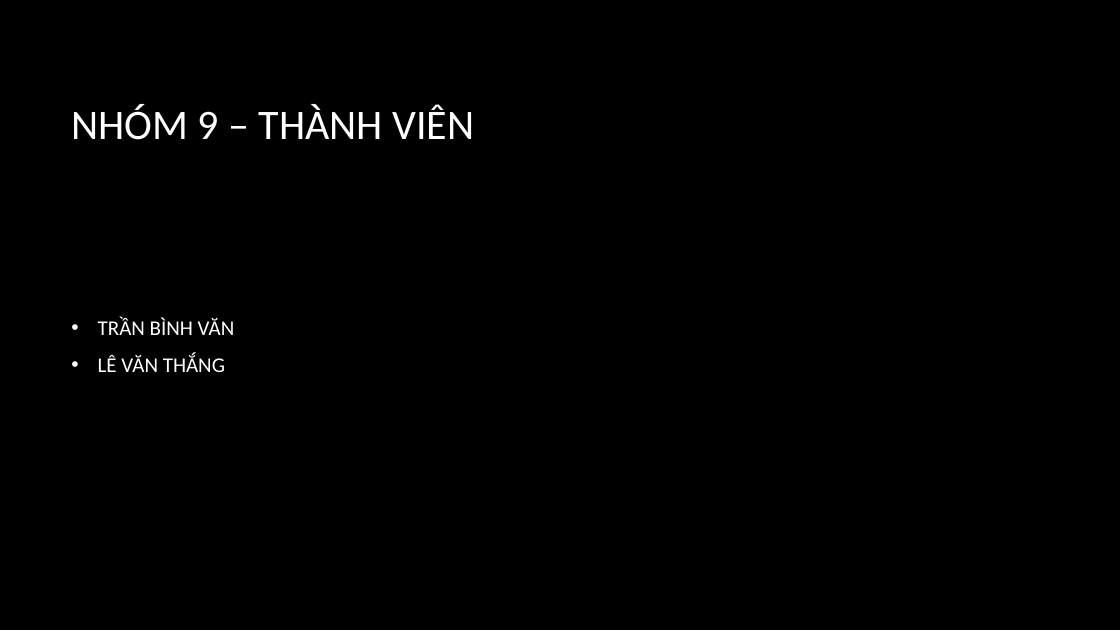
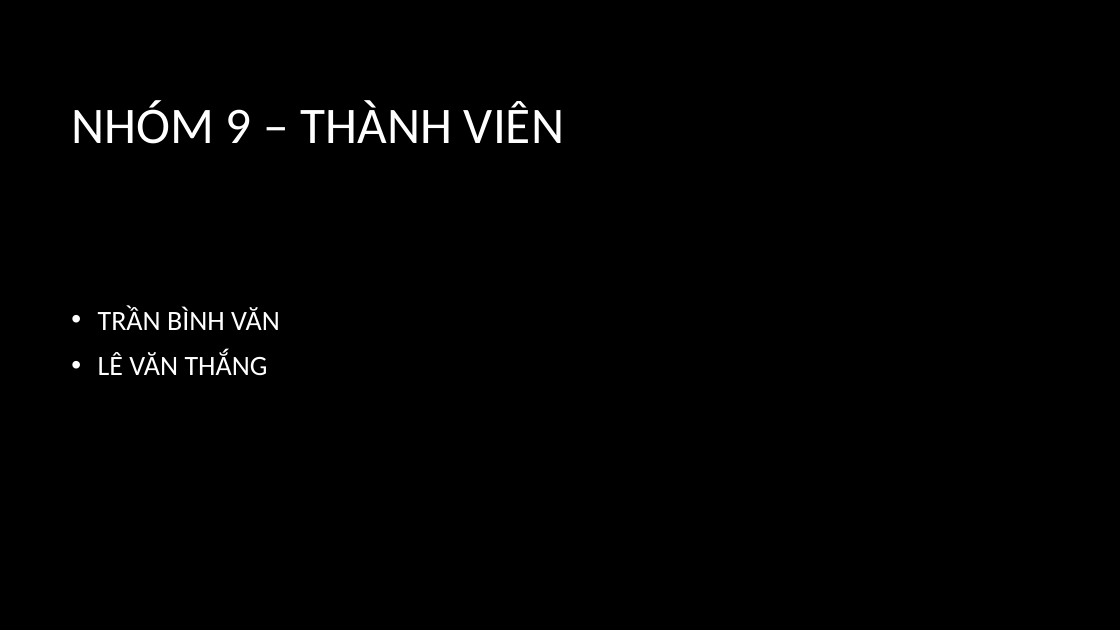
Before and after one commit to tranvan1202/ltdd2-nhom9, a slide deck: slide 2 of Nop/Android 2 - Nhom 9- Thuyet Trinh.pptx. Drawn at 1120x630 pixels with LibreOffice and Linux fonts; fonts in the diff are those of the drawing; background and template pictures are left out. Boxes give left, top, right and bottom in pixels: in the first picture for what was removed or moved away, otherwise in the second. Text is boxed around its words. In the diff, an @@ line names an element or a change of style, - is before the commit and + after.

```diff
--- a/Nop/Android 2 - Nhom 9- Thuyet Trinh.pptx
+++ b/Nop/Android 2 - Nhom 9- Thuyet Trinh.pptx
@@ title "NHÓM 9 – THÀNH VIÊN" at (x1=71, y1=101, x2=564, y2=144): size 36 to 44 pt @@
@@ text "TRẦN BÌNH VĂN" at (x1=98, y1=307, x2=280, y2=375): size 18 to 24 pt @@
```
Also in this commit, not shown: 1 other slide changed, 1 slide added.
